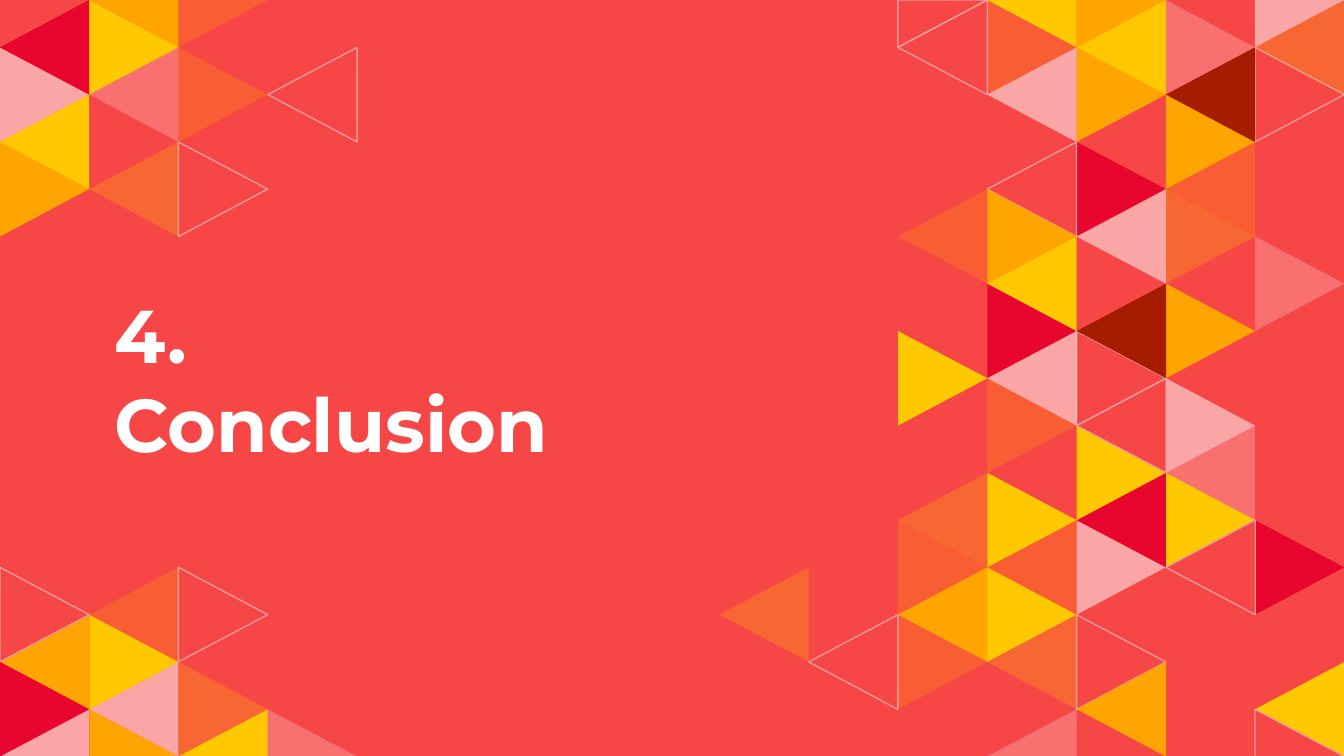
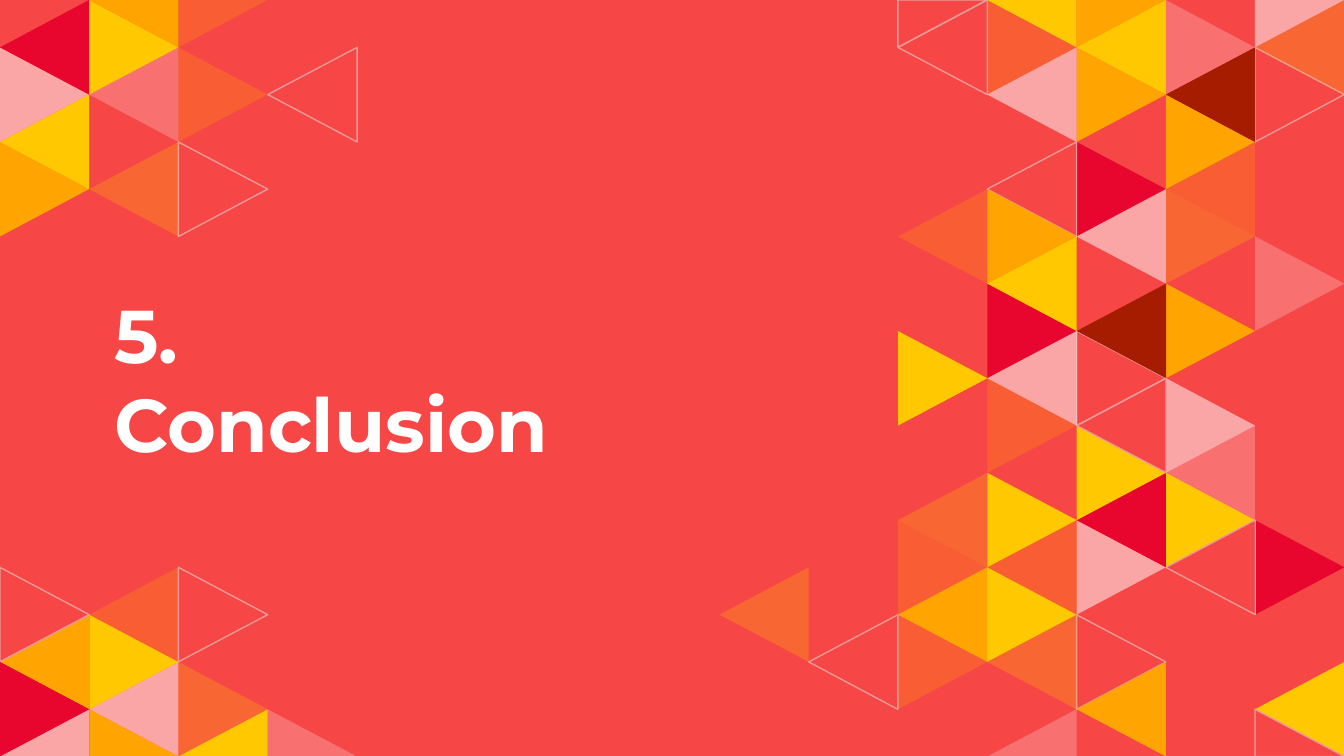
Before and after one commit to geekygirlsarah/talk-a_primer_on_functional_programming, a slide deck: slide 65 of A Primer on Functional Programming.pptx (slide 62 before the commit). Drawn at 1344x756 pixels with LibreOffice and Linux fonts; fonts in the diff are those of the drawing. Boxes give left, top, right and bottom in pixels: in the first picture for what was removed or moved away, otherwise in the second. Text is boxed around its words. In the diff, an @@ line names an element or a change of style, - is before the commit and + after.

```diff
--- a/A Primer on Functional Programming.pptx
+++ b/A Primer on Functional Programming.pptx
@@ title at [114,310,548,453]: text changed @@
-4.
-Conclusion
+5.
+Conclusion
```
Also in this commit, not shown: 62 other slides changed, 3 slides added, 1 other file.
